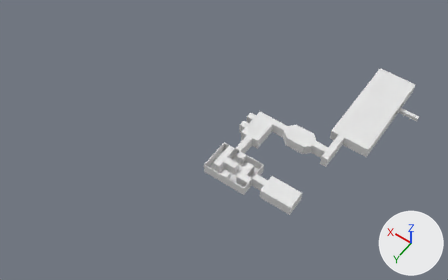
The Blender file Blender/MinnHax2024.blend: old version first, new version second.
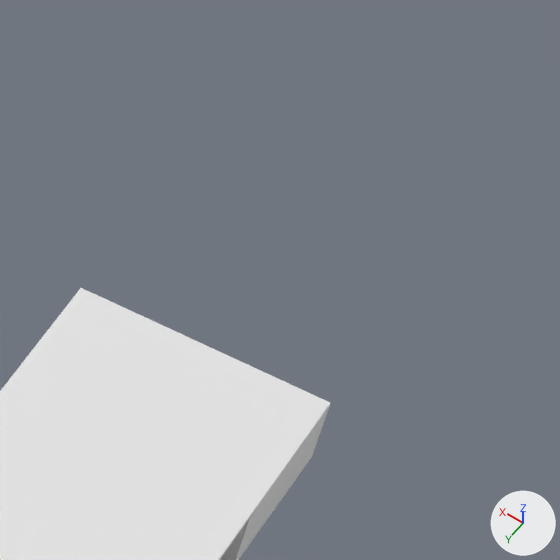
The first picture shows the older version from a 50 mm lens placed at (-116.0, 677.0, 739.0), pointed at (231.0, 190.0, -25.0). The close-ups show both versions on the part from 82% to 100% of the width and 10% to 38% of the height of that picture; other places that the commit changed are outside them. Arrows for +X, +Y and +Z are at lower right; the lights stay in place.
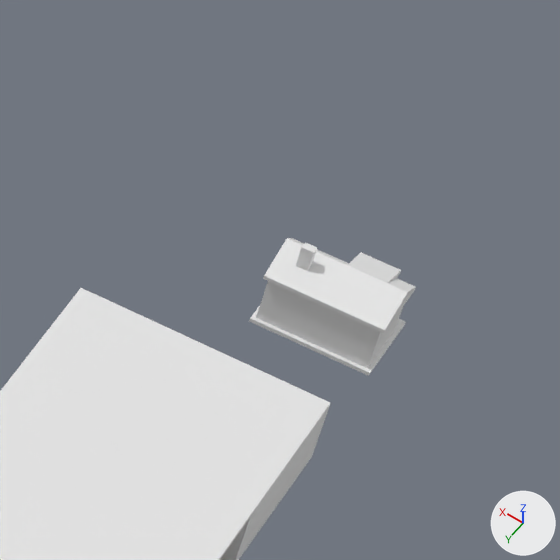
Boxes (x1, y1, x2, y2) around the edits, measured in the close-ups (560 x 560 px):
'Cube.241', added
    after: (263, 238, 347, 306)
'Cube.234', added
    after: (256, 281, 328, 344)
'Cube.240', added
    after: (323, 265, 387, 324)
'Cube.233', added
    after: (315, 308, 360, 359)
'Cube.232', added
    after: (348, 307, 403, 368)
'Cube.231', added
    after: (249, 306, 406, 376)
'Cube.242', added
    after: (364, 283, 408, 333)
'Cube.237', added
    after: (348, 252, 401, 283)
'Cube.244', added
    after: (296, 242, 317, 271)
'Cube.239', added
    after: (388, 278, 416, 306)
'Cube.238', added
    after: (288, 238, 349, 265)

The change, as a list of edits to the scene's bpy script:
```text
Add me_cube_333:
    me_cube_333.from_pydata([(4.0, -10.0, -7.0), (4.0, -10.0, -2.0), (4.0, 0.0, -7.0), (4.0, 0.0, -6.0), (9.0, -10.0, -7.0), (9.0, -10.0, -2.0), (9.0, 0.0, -7.0), (9.0, 0.0, -6.0)], [], [(0, 1, 3, 2), (2, 3, 7, 6), (6, 7, 5, 4), (4, 5, 1, 0), (2, 6, 4, 0), (7, 3, 1, 5)])
Add me_cube_332:
    me_cube_332.from_pydata([(-7.0, -10.0, -7.0), (-7.0, -10.0, -2.0), (-7.0, 0.0, -7.0), (-7.0, 0.0, -6.0), (8.0, -10.0, -7.0), (8.0, -10.0, -2.0), (8.0, 0.0, -7.0), (8.0, 0.0, -6.0)], [], [(0, 1, 3, 2), (2, 3, 7, 6), (6, 7, 5, 4), (4, 5, 1, 0), (2, 6, 4, 0), (7, 3, 1, 5)])
Add me_cube_331:
    me_cube_331.from_pydata([(-1.0, -10.0, -7.0), (-1.0, -10.0, -2.0), (-1.0, 0.0, -7.0), (-1.0, 0.0, -6.0), (9.0, -10.0, -7.0), (9.0, -10.0, -2.0), (9.0, 0.0, -7.0), (9.0, 0.0, -6.0)], [], [(0, 1, 3, 2), (2, 3, 7, 6), (6, 7, 5, 4), (4, 5, 1, 0), (2, 6, 4, 0), (7, 3, 1, 5)])
Add me_cube_330:
    me_cube_330.from_pydata([(4.0, -17.0, -7.0), (4.0, -17.0, -6.0), (4.0, -10.0, -7.0), (4.0, -10.0, -2.0), (9.0, -17.0, -7.0), (9.0, -17.0, -6.0), (9.0, -10.0, -7.0), (9.0, -10.0, -2.0)], [], [(0, 1, 3, 2), (2, 3, 7, 6), (6, 7, 5, 4), (4, 5, 1, 0), (2, 6, 4, 0), (7, 3, 1, 5)])
Add me_cube_329:
    me_cube_329.from_pydata([(-1.0, -15.0, -7.0), (-1.0, -15.0, -6.0), (-1.0, -10.0, -7.0), (-1.0, -10.0, -2.0), (14.0, -15.0, -7.0), (14.0, -15.0, -6.0), (14.0, -10.0, -7.0), (14.0, -10.0, -2.0)], [], [(0, 1, 3, 2), (2, 3, 7, 6), (6, 7, 5, 4), (4, 5, 1, 0), (2, 6, 4, 0), (7, 3, 1, 5)])
Add me_cube_328:
    me_cube_328.from_pydata([(-1.0, -20.0, -7.0), (-1.0, -20.0, -6.0), (-1.0, -10.0, -7.0), (-1.0, -10.0, -2.0), (9.0, -20.0, -7.0), (9.0, -20.0, -6.0), (9.0, -10.0, -7.0), (9.0, -10.0, -2.0)], [], [(0, 1, 3, 2), (2, 3, 7, 6), (6, 7, 5, 4), (4, 5, 1, 0), (2, 6, 4, 0), (7, 3, 1, 5)])
Add ob_cube_244:
    ob_cube_244 = bpy.data.objects.new('Cube.244', me_cube_335)  # a box spanning x 3.0..6.0, y -19.0..-17.0, z -5.0..2.0
    ob_cube_244.location = (49.0, -68.0, 21.0)
Add ob_cube_242:
    ob_cube_242 = bpy.data.objects.new('Cube.242', me_cube_333)
    ob_cube_242.location = (26.0, -80.0, 21.0)
Add ob_cube_241:
    ob_cube_241 = bpy.data.objects.new('Cube.241', me_cube_332)
    ob_cube_241.location = (52.0, -80.0, 21.0)
Add ob_cube_240:
    ob_cube_240 = bpy.data.objects.new('Cube.240', me_cube_331)
    ob_cube_240.location = (36.0, -80.0, 21.0)
Add ob_cube_239:
    ob_cube_239 = bpy.data.objects.new('Cube.239', me_cube_330)
    ob_cube_239.location = (26.0, -80.0, 21.0)
Add ob_cube_238:
    ob_cube_238 = bpy.data.objects.new('Cube.238', me_cube_329)
    ob_cube_238.location = (46.0, -80.0, 21.0)
Add ob_cube_237:
    ob_cube_237 = bpy.data.objects.new('Cube.237', me_cube_328)
    ob_cube_237.location = (36.0, -80.0, 21.0)
Add ob_cube_234:
    ob_cube_234 = bpy.data.objects.new('Cube.234', me_cube_324)  # a box spanning x 0.0..15.0, y -20.0..-7.0, z -7.0..6.0
    ob_cube_234.location = (44.0, -74.0, 8.0)
Add ob_cube_233:
    ob_cube_233 = bpy.data.objects.new('Cube.233', me_cube_323)  # a box spanning x 0.0..8.0, y -19.0..-1.0, z -7.0..6.0
    ob_cube_233.location = (36.0, -80.0, 8.0)
Add ob_cube_232:
    ob_cube_232 = bpy.data.objects.new('Cube.232', me_cube_322)  # a box spanning x 1.0..6.0, y -19.0..-4.0, z -7.0..6.0
    ob_cube_232.location = (30.0, -77.0, 8.0)
Add ob_cube_231:
    ob_cube_231 = bpy.data.objects.new('Cube.231', me_cube_321)  # a box spanning x 0.0..30.0, y -33.0..-13.0, z -7.0..-6.0
    ob_cube_231.location = (30.0, -67.0, 7.0)
```
